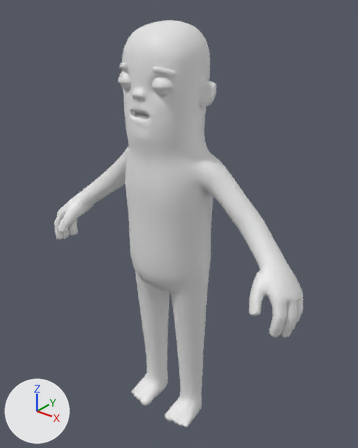
A saved change to the FBX model models/kingdom_citizen/kingdom_citizen.fbx.
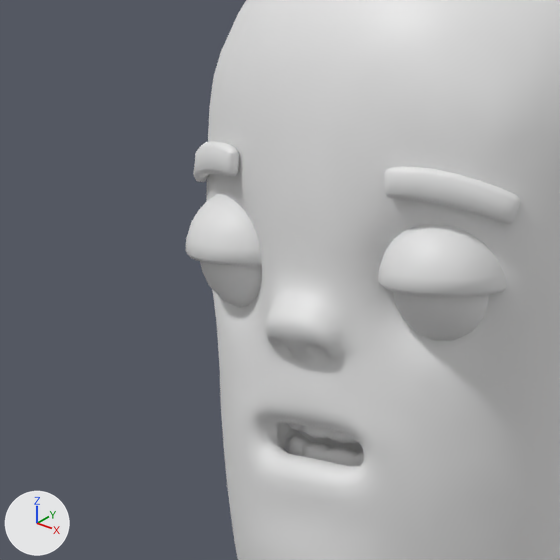
Each version is shown whole from a camera (50 mm lens) standing at (1.24, -1.517, 1.942) and looking at (0.012, 0.017, 0.99), then close up on the part from 24% to 51% of the width and 8% to 30% of the height. Every picture has the same lights, and +X, +Y and +Z are marked at lower left. Where no turn or scale is listed for an object, it has been applied to the vertices.

The scene before the commit, as lines of its bpy script (objects in view):
```python
me_rendermeshshape1 = bpy.data.meshes.new('renderMeshShape1')
me_rendermeshshape1.from_pydata(...)  # 6725 vertices, 13236 faces; spans x -0.65..0.65, y -0.22..0.13, z 0.0..1.82
me_rendermeshshape1.materials.append(mat_kingdom_citizen)  # white #e7e7e7
ob_rendermesh1 = bpy.data.objects.new('renderMesh1', me_rendermeshshape1)
ob_rendermesh1.location = (0.0, 0.0, 0.0)
```
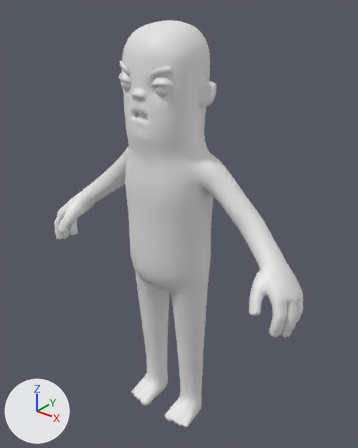
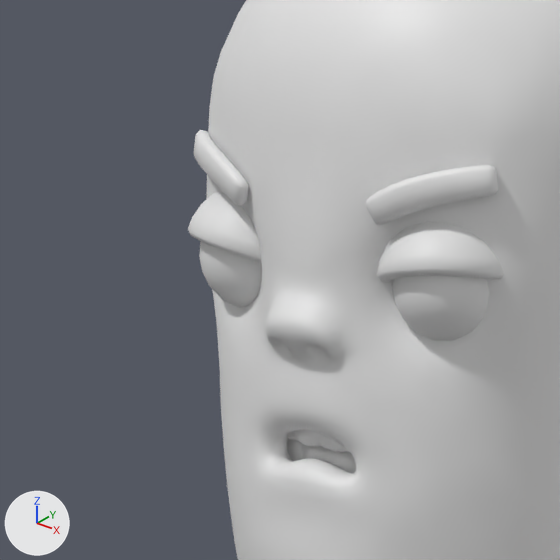
Boxes (x1, y1, x2, y2) around the edits, measured in the close-ups (560 x 560 px; the box of a moved part takes in the faces that stretch with it):
'renderMesh1', reshaped: before (185, 0, 560, 560); after (188, 0, 560, 560)
part 1 of me_rendermeshshape1, moved or reshaped: before (378, 224, 506, 297); after (377, 222, 504, 282)
part 2 of me_rendermeshshape1, moved or reshaped: before (185, 194, 262, 266); after (188, 192, 262, 263)
part 3 of me_rendermeshshape1, moved or reshaped: before (385, 166, 521, 224); after (366, 165, 498, 225)
part 4 of me_rendermeshshape1, moved or reshaped: before (193, 141, 239, 182); after (193, 130, 249, 205)
part 5 of me_rendermeshshape1, moved or reshaped: before (286, 423, 358, 443); after (287, 430, 349, 452)
part 6 of me_rendermeshshape1, moved or reshaped: before (241, 126, 390, 480); after (247, 129, 383, 483)

The edits, one by one:
me_rendermeshshape1 has 6725 vertices, 13236 faces and spans x -0.65..0.65, y -0.22..0.13, z 0.0..1.82.
me_rendermeshshape1 is used by ob_rendermesh1; location (0.0, 0.0, 0.0).
me_rendermeshshape1 part 1: the loose piece of 140 vertices spanning x 0.04..0.13, y -0.2..-0.13, z 1.61..1.66 is scaled about its middle by (0.996, 1.01, 0.868).
me_rendermeshshape1 part 2: the loose piece of 140 vertices spanning x -0.13..-0.04, y -0.2..-0.13, z 1.61..1.66 is scaled about its middle by (0.996, 1.01, 0.868).
me_rendermeshshape1 part 3: the loose piece of 96 vertices spanning x 0.06..0.13, y -0.19..-0.15, z 1.65..1.68 is multiplied about its middle by the matrix ((0.94, 0.0, -0.342), (-0.113, 0.944, -0.31), (0.323, 0.33, 0.887)), then moved by (-0.01, -0.01, 0.0).
me_rendermeshshape1 part 4: the loose piece of 96 vertices spanning x -0.13..-0.06, y -0.19..-0.15, z 1.65..1.68 is multiplied about its middle by the matrix ((0.94, 0.0, 0.342), (0.113, 0.944, -0.31), (-0.323, 0.33, 0.887)), then moved by (0.01, -0.01, 0.0).
me_rendermeshshape1 part 5: the loose piece of 149 vertices spanning x -0.05..0.05, y -0.19..-0.16, z 1.51..1.55 is moved by (0.0, -0.01, 0.0).
me_rendermeshshape1 part 6: 111 of the vertices in x -0.06..0.06, y -0.2..-0.18, z 1.5..1.68 are moved by (0.0, 0.0, -0.01).
